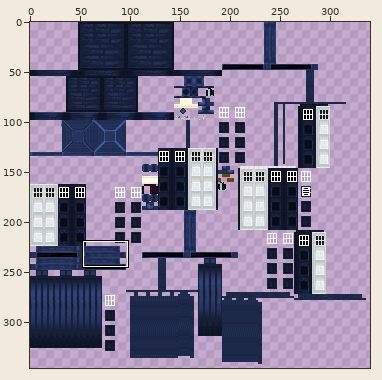
File history of a sprite sheet, src/main/resources/assets/awt/textures/blockentities/exteriors/policebox_coral/policebox_coral.png. The first picture is a wide view before the edit; the outline marks the close-up.
Close-up. Before the commit:
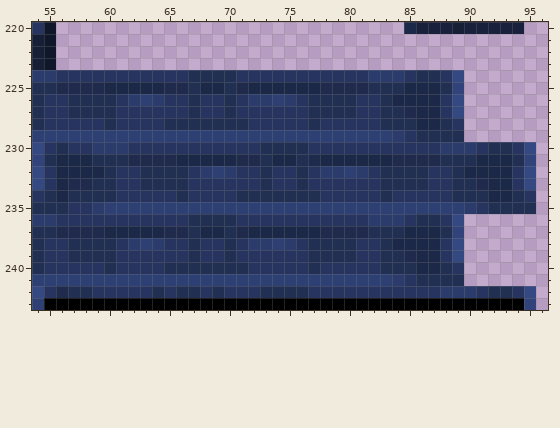
The file is 512x512 pixels. Pixels under 10% opacity are left out. Colours within 5 levels of each other are drawn and written as one. Shown: x 54..96, y 220..243. The wide view leaves out empty margins.
The result:
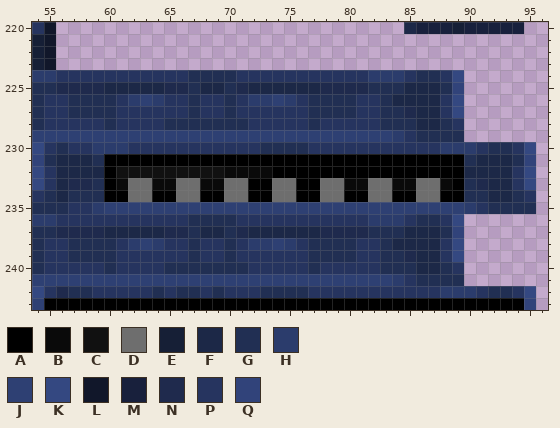
Palette (. is transparent): A #000000  B #0a0a0a  C #111111  D #6e6e6e  E #161f36  F #1c2847  G #212f53  H #2b3c6c  J #2e4073  K #344881  L #11172a  M #18203c  N #1f2a4d  P #26345f  Q #31437a
From old to new:
y 231: x 60..89 GGNNNNFFFFFNNGFFGNFFFFFFNNNNGG -> AAAAAAAAAAAAAAAAAAAAAAAAAAAAAA
y 232: x 60..89 GPPGGGGPHJHPPGPPGPHHJHPGGGGPPG -> ACCCCCCCCCBBBBAAAAAAAAAAAAAAAA
y 233: x 60..89 GPPGGGGPPPPPPGPPGPPPPPPGGGGPPG -> ABDDBBDDBBDDAADDAADDBBDDBBDDBA
y 234: x 60..89 GPPPPPGPPPPGGGGGGGPPPPPGPPPPPG -> AADDAADDAADDAADDAADDAADDAADDAA
Pixel boxes of the changes (left, top, right, bottom) in both close-ups:
changed: (104, 154, 464, 202)
